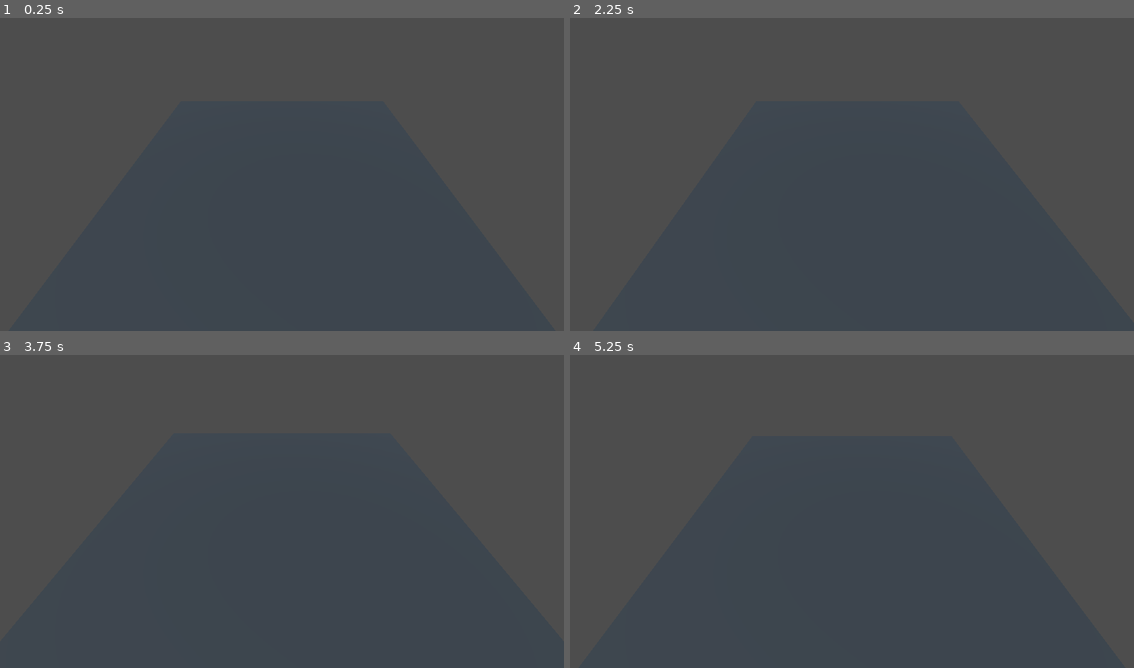
Above: before the commit, frames 1-4 (two rows, left to right).
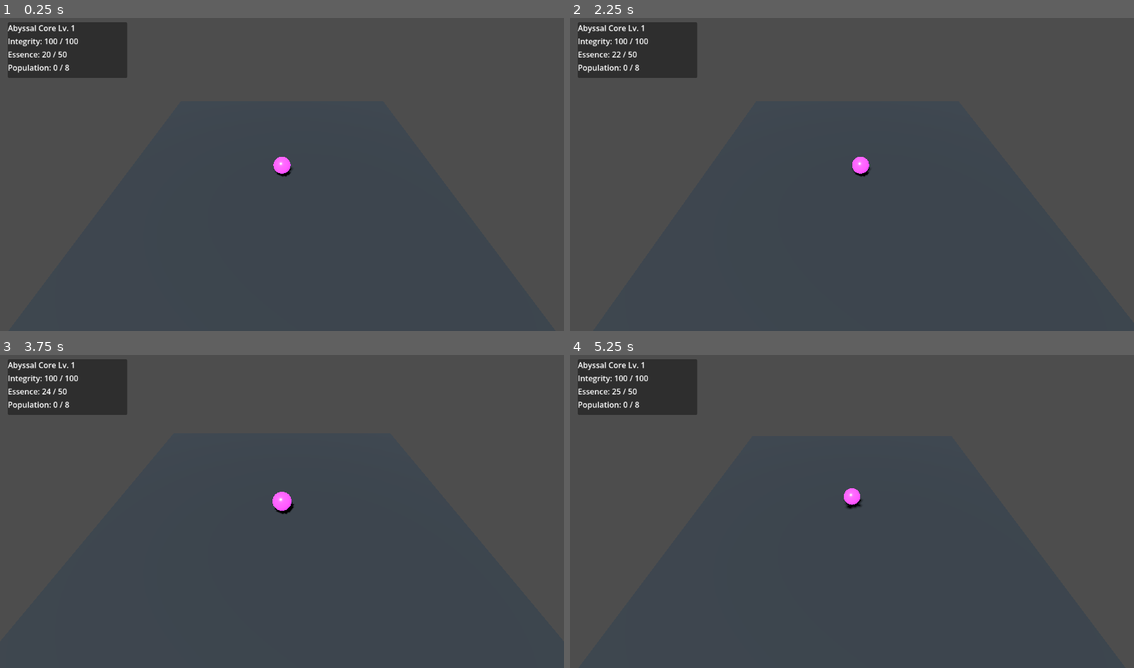
Above: after the commit, the same moments.

Repository: Maiconn-G/Abyss-Lord
Game: Godot game, scene res://game/GameMain.tscn
Two runs of this game, one before a commit and one after it. Both use one fixed random seed, a clock stepped at 60 frames per second and the inputs below.
Inputs (mouse positions are in pixels of both pictures, inside the frame that each line leads up to):
- Up to frame 1 (0.25 s): no input
- Up to frame 2 (2.25 s): tap Enter at 0.5, 2 s; move the mouse to (976, 155) at 0.52 s; tap S (camera_backward) at 0.6 s; click (976, 155) at 0.67 s; tap Space at 1.25 s; move the mouse to (739, 187) at 1.27 s; tap W (camera_forward) at 1.35 s; click (739, 187) at 1.42 s; move the mouse to (908, 102) at 2.02 s; tap A (camera_left) at 2.1 s; click (908, 102) at 2.17 s
- Up to frame 3 (3.75 s): tap Space at 2.75 s; move the mouse to (253, 574) at 2.77 s; tap D (camera_right) at 2.85 s; click (253, 574) at 2.92 s; tap Enter at 3.5 s; move the mouse to (451, 558) at 3.52 s; hold Mouse wheel up (camera_zoom_in) from 3.53 s (still down); click (451, 558) at 3.67 s
- Up to frame 4 (5.25 s): tap Space at 4.25 s; move the mouse to (682, 461) at 4.27 s; release Mouse wheel up (camera_zoom_in) at 4.28 s; tap Mouse wheel down (camera_zoom_out) at 4.35 s; click (682, 461) at 4.42 s; move the mouse to (880, 508) at 5.02 s; tap S (camera_backward) at 5.1 s; click (880, 508) at 5.17 s

The runs differ from the first frame. In frame 1, 3.8% of the frame differs, in the area x 1-52%, y 1-51%; in frame 2, 3.8%; in frame 3, 3.8%, in the area x 1-53%, y 1-51%; in frame 4, 3.8%.

Commit message:
feat: add level 1 abyssal core

Diff:
--- /dev/null
+++ b/core/definitions/core_definition.gd
@@ -0,0 +1,9 @@
+class_name CoreDefinition
+extends Resource
+
+@export var level: int = 1
+@export var max_integrity: float = 100.0
+@export var max_essence: float = 50.0
+@export var starting_essence: float = 20.0
+@export var population_capacity: int = 8
+@export var essence_generation_rate: float = 1.0
--- /dev/null
+++ b/core/state/core_state.gd
@@ -0,0 +1,37 @@
+class_name CoreState
+extends RefCounted
+
+signal essence_changed(current: float, maximum: float)
+
+var definition: CoreDefinition
+var core_id: String = "main_core"
+var level: int = 1
+var integrity: float = 0.0
+var essence: float = 0.0
+var population: int = 0
+
+
+func _init(core_definition: CoreDefinition, id: String = "main_core") -> void:
+	definition = core_definition
+	core_id = id
+	level = core_definition.level
+	integrity = core_definition.max_integrity
+	essence = core_definition.starting_essence
+
+
+func add_essence(amount: float) -> void:
+	if amount <= 0.0:
+		return
+	var maximum := definition.max_essence
+	if essence >= maximum:
+		return
+	essence = minf(essence + amount, maximum)
+	essence_changed.emit(essence, maximum)
+
+
+func consume_essence(amount: float) -> bool:
+	if amount < 0.0 or amount > essence:
+		return false
+	essence -= amount
+	essence_changed.emit(essence, definition.max_essence)
+	return true
--- /dev/null
+++ b/data/core/core_level_1.tres
@@ -0,0 +1,12 @@
+[gd_resource type="Resource" script_class="CoreDefinition" load_steps=2 format=3]
+
+[ext_resource type="Script" path="res://core/definitions/core_definition.gd" id="1_definition"]
+
+[resource]
+script = ExtResource("1_definition")
+level = 1
+max_integrity = 100.0
+max_essence = 50.0
+starting_essence = 20.0
+population_capacity = 8
+essence_generation_rate = 1.0
--- a/game/GameMain.tscn
+++ b/game/GameMain.tscn
@@ -1,7 +1,10 @@
-[gd_scene load_steps=5 format=3]
+[gd_scene load_steps=8 format=3]
 
 [ext_resource type="Script" path="res://game/game_main.gd" id="1_game"]
 [ext_resource type="Script" path="res://camera/camera_controller.gd" id="2_camera"]
+[ext_resource type="PackedScene" path="res://world/dungeon/core/CoreRuntime.tscn" id="3_core"]
+[ext_resource type="Resource" path="res://data/core/core_level_1.tres" id="4_core_def"]
+[ext_resource type="Script" path="res://ui/hud/core_debug_hud.gd" id="5_hud"]
 
 [sub_resource type="StandardMaterial3D" id="FloorMaterial"]
 albedo_color = Color(0.22, 0.26, 0.3, 1.0)
@@ -15,10 +18,14 @@
 
 [node name="GameMain" type="Node"]
 script = ExtResource("1_game")
+core_definition = ExtResource("4_core_def")
 
 [node name="World" type="Node3D" parent="."]
 
 [node name="DungeonRoot" type="Node3D" parent="World"]
+
+[node name="MainCore" parent="World/DungeonRoot" instance=ExtResource("3_core")]
+transform = Transform3D(1, 0, 0, 0, 1, 0, 0, 0, 1, 0, 1, 0)
 
 [node name="Environment" type="Node3D" parent="World"]
 
@@ -34,3 +41,37 @@
 
 [node name="Camera3D" type="Camera3D" parent="World/CameraRig"]
 transform = Transform3D(1, 0, 0, 0, 0.707107, 0.707107, 0, -0.707107, 0.707107, 0, 14.142136, 14.142136)
+
+[node name="Systems" type="Node" parent="."]
+
+[node name="UI" type="CanvasLayer" parent="."]
+
+[node name="CoreDebugPanel" type="PanelContainer" parent="UI"]
+anchors_preset = 0
+offset_left = 16.0
+offset_top = 16.0
+offset_right = 260.0
+offset_bottom = 130.0
+script = ExtResource("5_hud")
+
+[node name="VBox" type="VBoxContainer" parent="UI/CoreDebugPanel"]
+layout_mode = 2
+
+[node name="TitleLabel" type="Label" parent="UI/CoreDebugPanel/VBox"]
+layout_mode = 2
+text = "Abyssal Core Lv. 1"
+
+[node name="IntegrityLabel" type="Label" parent="UI/CoreDebugPanel/VBox"]
+unique_name_in_owner = true
+layout_mode = 2
+text = "Integrity: - / -"
+
+[node name="EssenceLabel" type="Label" parent="UI/CoreDebugPanel/VBox"]
+unique_name_in_owner = true
+layout_mode = 2
+text = "Essence: - / -"
+
+[node name="PopulationLabel" type="Label" parent="UI/CoreDebugPanel/VBox"]
+unique_name_in_owner = true
+layout_mode = 2
+text = "Population: - / -"
--- a/game/game_main.gd
+++ b/game/game_main.gd
@@ -1,5 +1,13 @@
 extends Node
+
+@export var core_definition: CoreDefinition
+
+@onready var _core: CoreRuntime = $World/DungeonRoot/MainCore
+@onready var _hud: CoreDebugHud = $UI/CoreDebugPanel
 
 
 func _ready() -> void:
 	print("Abyss Lord - GameMain initialized.")
+	var state := CoreState.new(core_definition)
+	_core.setup(core_definition, state)
+	_hud.bind_core(state)
--- /dev/null
+++ b/tests/test_core.gd
@@ -0,0 +1,202 @@
+extends SceneTree
+
+const CORE_DEFINITION_PATH := "res://data/core/core_level_1.tres"
+const CORE_RUNTIME_SCENE := preload("res://world/dungeon/core/CoreRuntime.tscn")
+const MAIN_SCENE := preload("res://game/GameMain.tscn")
+
+var _failures := 0
+var _asserts := 0
+var _ran := false
+var _state: CoreState
+
+
+func _process(_delta: float) -> bool:
+	if _ran:
+		return true
+	_ran = true
+	_run_all()
+	print("---- core tests finished: %d asserts, %d failure(s) ----" % [_asserts, _failures])
+	quit(1 if _failures > 0 else 0)
+	return true
+
+
+func _run_all() -> void:
+	_test_definition_resource()
+	_test_initial_state()
+	_test_generation()
+	_test_fps_independence()
+	_test_max_clamp()
+	_test_consume_valid()
+	_test_consume_insufficient()
+	_test_negative_amounts()
+	_test_runtime_setup()
+	_test_signal()
+	_test_scene_integration()
+
+
+func _test_definition_resource() -> void:
+	var definition := _definition()
+	_check(definition != null, "core_level_1.tres carrega")
+	_check(definition.level == 1, "level = 1")
+	_check(_close(definition.max_integrity, 100.0, 0.001), "max_integrity = 100")
+	_check(_close(definition.max_essence, 50.0, 0.001), "max_essence = 50")
+	_check(_close(definition.starting_essence, 20.0, 0.001), "starting_essence = 20")
+	_check(definition.population_capacity == 8, "population_capacity = 8")
+	_check(_close(definition.essence_generation_rate, 1.0, 0.001), "essence_generation_rate = 1")
+
+
+func _test_initial_state() -> void:
+	var state := CoreState.new(_definition())
+	_check(state.core_id == "main_core", "core_id = main_core")
+	_check(state.level == 1, "estado inicial: Level = 1")
+	_check(_close(state.integrity, 100.0, 0.001), "estado inicial: Integrity = 100")
+	_check(_close(state.essence, 20.0, 0.001), "estado inicial: Essence = 20")
+	_check(state.population == 0, "estado inicial: Population = 0")
+
+
+func _test_generation() -> void:
+	var runtime := _spawn_runtime()
+	for i in 300:
+		runtime._process(1.0 / 60.0)
+	_check(_close(_state.essence, 25.0, 0.01), "5s de geracao -> 25, obtido %f" % _state.essence)
+
+
+func _test_fps_independence() -> void:
+	var slow := _spawn_runtime()
+	for i in 150:
+		slow._process(1.0 / 30.0)
+	var at_30 := _state.essence
+
+	var fast := _spawn_runtime()
+	for i in 600:
+		fast._process(1.0 / 120.0)
+	var at_120 := _state.essence
+
+	_check(_close(at_30, 25.0, 0.01), "30 fps por 5s -> 25, obtido %f" % at_30)
+	_check(_close(at_120, 25.0, 0.01), "120 fps por 5s -> 25, obtido %f" % at_120)
+	_check(_close(at_30, at_120, 0.001), "geracao independe de FPS")
+
+
+func _test_max_clamp() -> void:
+	var definition := _definition()
+	var runtime := _spawn_runtime()
+	var exceeded := false
+	for i in 6000:
+		runtime._process(0.1)
+		if _state.essence > definition.max_essence:
+			exceeded = true
+	_check(not exceeded, "Essence nunca ultrapassa o maximo durante a simulacao")
+	_check(_close(_state.essence, 50.0, 0.001), "Essence satura em 50, obtido %f" % _state.essence)
+
+
+func _test_consume_valid() -> void:
+	var state := CoreState.new(_definition())
+	_check(state.consume_essence(5.0), "consume_essence(5) retorna true")
+	_check(_close(state.essence, 15.0, 0.001), "20 - 5 = 15, obtido %f" % state.essence)
+
+
+func _test_consume_insufficient() -> void:
+	var state := CoreState.new(_definition())
+	state.consume_essence(5.0)
+	_check(not state.consume_essence(30.0), "consume_essence(30) com 15 disponiveis retorna false")
+	_check(_close(state.essence, 15.0, 0.001), "consumo invalido nao altera Essence, obtido %f" % state.essence)
+
+
+func _test_negative_amounts() -> void:
+	var state := CoreState.new(_definition())
+	state.add_essence(-5.0)
+	_check(_close(state.essence, 20.0, 0.001), "add_essence(-5) e ignorado")
+	_check(not state.consume_essence(-5.0), "consume_essence(-5) retorna false")
+	_check(_close(state.essence, 20.0, 0.001), "consume_essence(-5) nao altera Essence")
+	state.add_essence(0.0)
+	_check(_close(state.essence, 20.0, 0.001), "add_essence(0) e ignorado")
+
+
+func _test_runtime_setup() -> void:
+	var runtime := _spawn_runtime()
+	var visual := runtime.get_node_or_null("Visual")
+	_check(visual is MeshInstance3D, "CoreRuntime tem Visual MeshInstance3D")
+	_check((visual as MeshInstance3D).mesh != null, "Visual possui mesh")
+	_check(runtime.is_class("Node3D"), "CoreRuntime e um Node3D")
+
+
+func _test_signal() -> void:
+	var definition := _definition()
+	var state := CoreState.new(definition)
+	# GDScript lambdas capture locals by value, so emissions are recorded in an Array.
+	var received: Array[Vector2] = []
+	state.essence_changed.connect(
+		func(current: float, maximum: float) -> void:
+			received.append(Vector2(current, maximum))
+	)
+	state.add_essence(1.0)
+	_check(received.size() == 1, "add_essence emite essence_changed")
+	if received.size() >= 1:
+		_check(_close(received[0].x, 21.0, 0.001) and _close(received[0].y, 50.0, 0.001),
+				"payload do sinal = (21, 50), obtido %s" % [received[0]])
+	state.add_essence(999.0)
+	_check(received.size() == 2 and _close(state.essence, 50.0, 0.001),
+			"saturacao emite uma unica vez (%d sinais)" % received.size())
+	state.add_essence(1.0)
+	_check(received.size() == 2, "geracao para em 50: nenhum sinal extra")
+
+
+func _test_scene_integration() -> void:
+	var scene := MAIN_SCENE.instantiate()
+	root.add_child(scene)
+
+	var runtime := scene.get_node_or_null("World/DungeonRoot/MainCore") as CoreRuntime
+	var panel := scene.get_node_or_null("UI/CoreDebugPanel") as CoreDebugHud
+	_check(runtime != null, "GameMain contem MainCore (CoreRuntime)")
+	_check(panel != null, "GameMain contem o painel do HUD")
+	if runtime == null or panel == null:
+		return
+
+	var labels := panel.get_node("VBox")
+	_check(_text_of(labels, "IntegrityLabel") == "Integrity: 100 / 100",
+			"HUD inicial: %s" % _text_of(labels, "IntegrityLabel"))
+	_check(_text_of(labels, "EssenceLabel") == "Essence: 20 / 50",
+			"HUD inicial: %s" % _text_of(labels, "EssenceLabel"))
+	_check(_text_of(labels, "PopulationLabel") == "Population: 0 / 8",
+			"HUD inicial: %s" % _text_of(labels, "PopulationLabel"))
+
+	runtime.set_process(false)
+	runtime._process(1.0)
+	_check(_text_of(labels, "EssenceLabel") == "Essence: 21 / 50",
+			"HUD acompanha o sinal: %s" % _text_of(labels, "EssenceLabel"))
+
+	for i in 40:
+		runtime._process(1.0)
+	_check(_text_of(labels, "EssenceLabel") == "Essence: 50 / 50",
+			"HUD para em 50: %s" % _text_of(labels, "EssenceLabel"))
+
+
+func _spawn_runtime() -> CoreRuntime:
+	var definition := _definition()
+	_state = CoreState.new(definition)
+	var runtime := CORE_RUNTIME_SCENE.instantiate() as CoreRuntime
+	root.add_child(runtime)
+	runtime.setup(definition, _state)
+	runtime.set_process(false)
+	return runtime
+
+
+func _definition() -> CoreDefinition:
+	return load(CORE_DEFINITION_PATH) as CoreDefinition
+
+
+func _text_of(labels: Node, label_name: String) -> String:
+	return (labels.get_node(label_name) as Label).text
+
+
+func _close(a: float, b: float, tolerance: float = 0.5) -> bool:
+	return absf(a - b) <= tolerance
+
+
+func _check(condition: bool, label: String) -> void:
+	_asserts += 1
+	if condition:
+		print("[PASS] %s" % label)
+	else:
+		_failures += 1
+		print("[FAIL] %s" % label)
--- /dev/null
+++ b/ui/hud/core_debug_hud.gd
@@ -0,0 +1,25 @@
+class_name CoreDebugHud
+extends PanelContainer
+
+@onready var _integrity_label: Label = %IntegrityLabel
+@onready var _essence_label: Label = %EssenceLabel
+@onready var _population_label: Label = %PopulationLabel
+
+
+func bind_core(state: CoreState) -> void:
+	state.essence_changed.connect(_on_essence_changed)
+	_integrity_label.text = _format("Integrity", state.integrity, state.definition.max_integrity)
+	_population_label.text = _format("Population", state.population, state.definition.population_capacity)
+	_show_essence(state.essence, state.definition.max_essence)
+
+
+func _on_essence_changed(current: float, maximum: float) -> void:
+	_show_essence(current, maximum)
+
+
+func _show_essence(current: float, maximum: float) -> void:
+	_essence_label.text = _format("Essence", current, maximum)
+
+
+func _format(label: String, current: float, maximum: float) -> String:
+	return "%s: %d / %d" % [label, roundi(current), roundi(maximum)]
--- /dev/null
+++ b/world/dungeon/core/CoreRuntime.tscn
@@ -0,0 +1,23 @@
+[gd_scene load_steps=4 format=3]
+
+[ext_resource type="Script" path="res://world/dungeon/core/core_runtime.gd" id="1_runtime"]
+
+[sub_resource type="StandardMaterial3D" id="CoreMaterial"]
+albedo_color = Color(0.42, 0.13, 0.72, 1)
+roughness = 0.3
+emission_enabled = true
+emission = Color(0.55, 0.18, 0.95, 1)
+emission_energy_multiplier = 1.6
+
+[sub_resource type="SphereMesh" id="CoreMesh"]
+material = SubResource("CoreMaterial")
+radius = 0.8
+height = 1.6
+radial_segments = 24
+rings = 12
+
+[node name="CoreRuntime" type="Node3D"]
+script = ExtResource("1_runtime")
+
+[node name="Visual" type="MeshInstance3D" parent="."]
+mesh = SubResource("CoreMesh")
--- /dev/null
+++ b/world/dungeon/core/core_runtime.gd
@@ -0,0 +1,19 @@
+class_name CoreRuntime
+extends Node3D
+
+var _definition: CoreDefinition
+var _state: CoreState
+
+
+func _ready() -> void:
+	set_process(false)
+
+
+func setup(definition: CoreDefinition, state: CoreState) -> void:
+	_definition = definition
+	_state = state
+	set_process(true)
+
+
+func _process(delta: float) -> void:
+	_state.add_essence(_definition.essence_generation_rate * delta)
Not shown, added: core/definitions/core_definition.gd.uid
Not shown, added: core/state/core_state.gd.uid
Not shown, added: tests/test_core.gd.uid
Not shown, added: ui/hud/core_debug_hud.gd.uid
Not shown, added: world/dungeon/core/core_runtime.gd.uid
